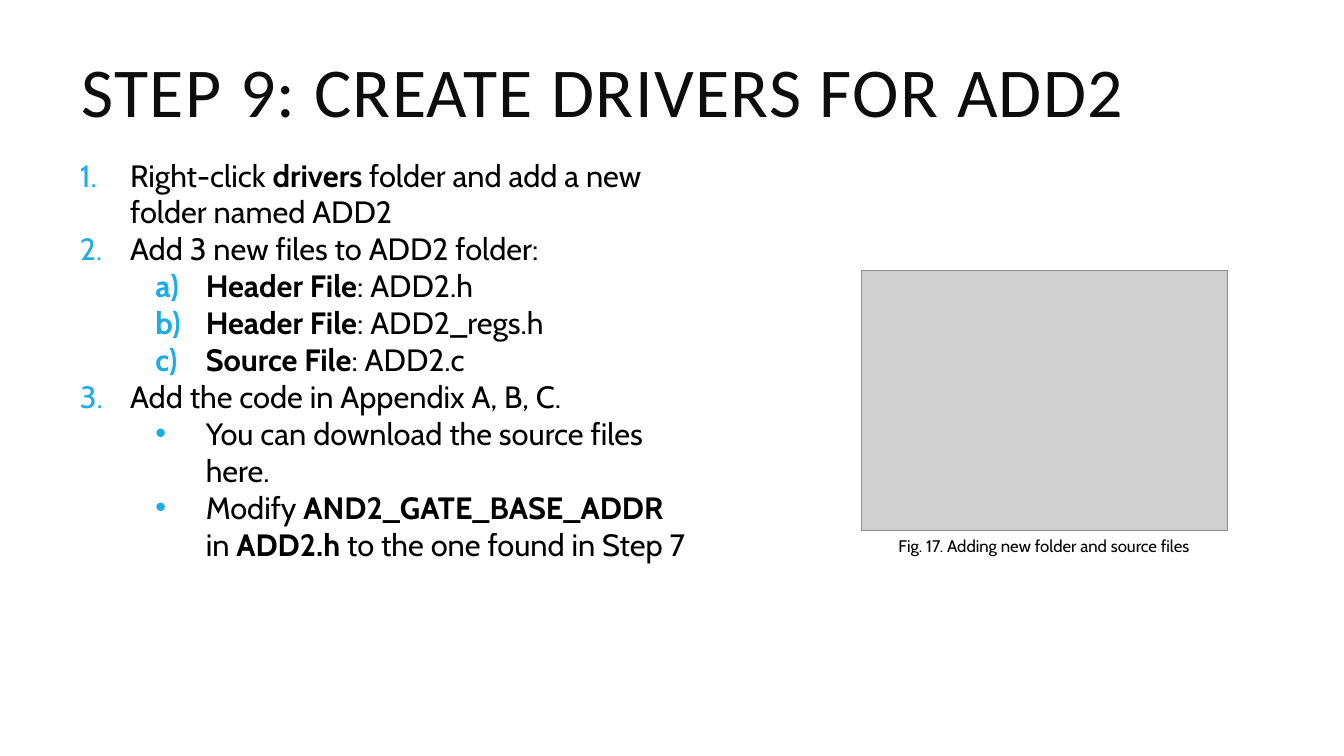
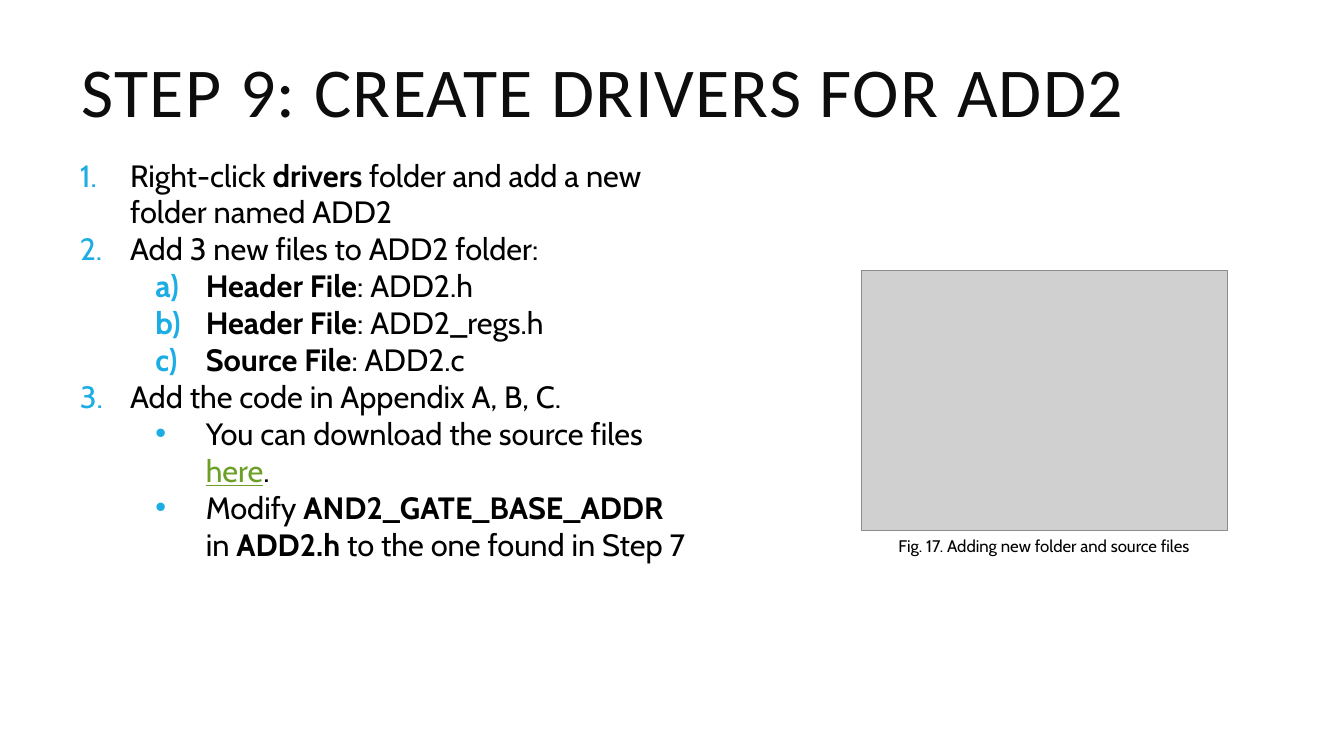
Before and after one commit to cheevang6/RISC-V_FreeRTOS_Computer_Vision, a slide deck: slide 10 of Custom Core from HDL with APB Interface.pptx. Drawn at 1344x756 pixels with LibreOffice and Linux fonts; fonts in the diff are those of the drawing; grey boxes stand for pictures. Boxes give left, top, right and bottom in pixels: in the first picture for what was removed or moved away, otherwise in the second. Text is boxed around its words. In the diff, an @@ line names an element or a change of style, - is before the commit and + after.

```diff
--- a/Custom Core from HDL with APB Interface.pptx
+++ b/Custom Core from HDL with APB Interface.pptx
@@ text at (206, 422, 643, 486): text colour #000000 to #6B9F25, underline on in "here." @@
```
Also in this commit, not shown: 2 other slides changed.
